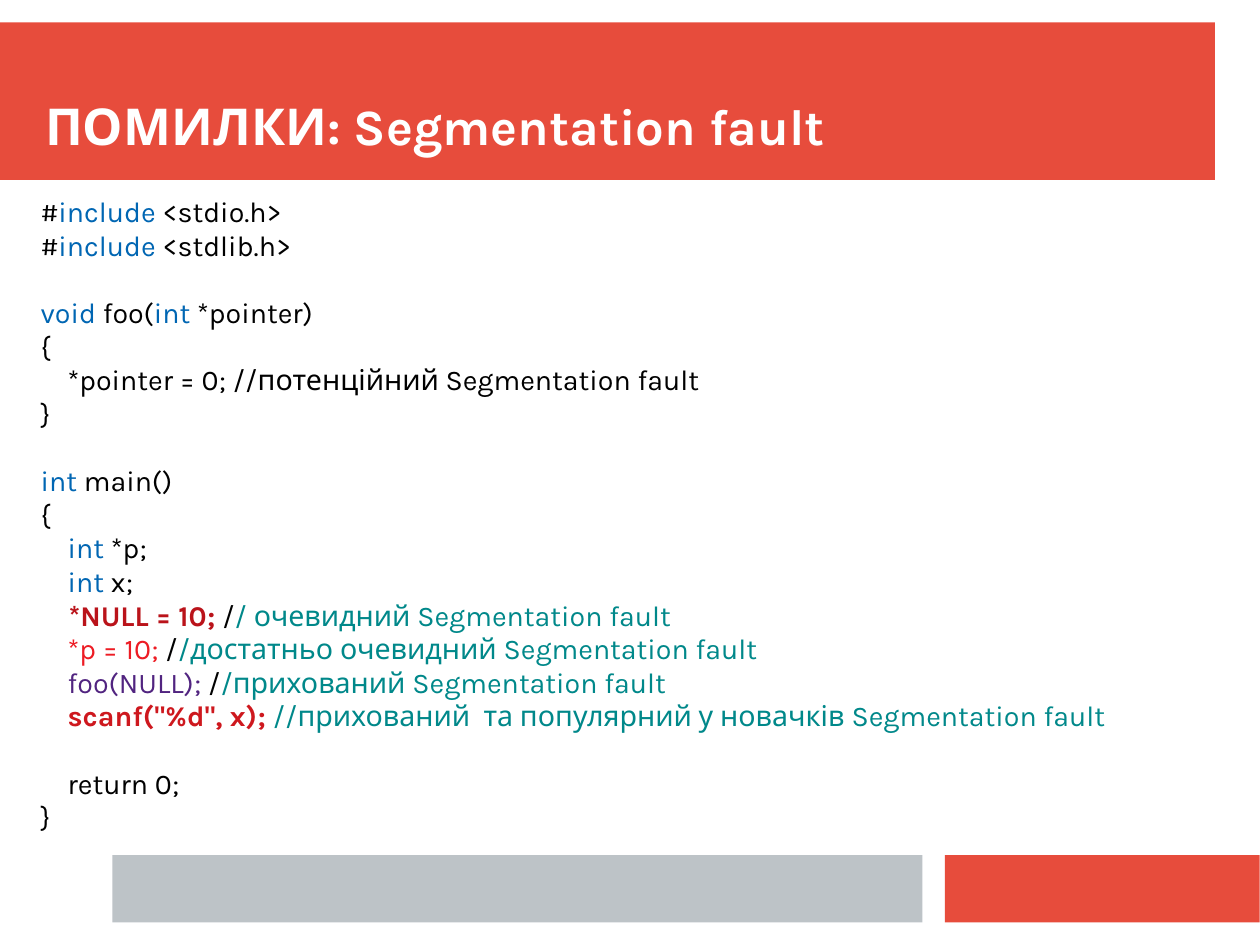
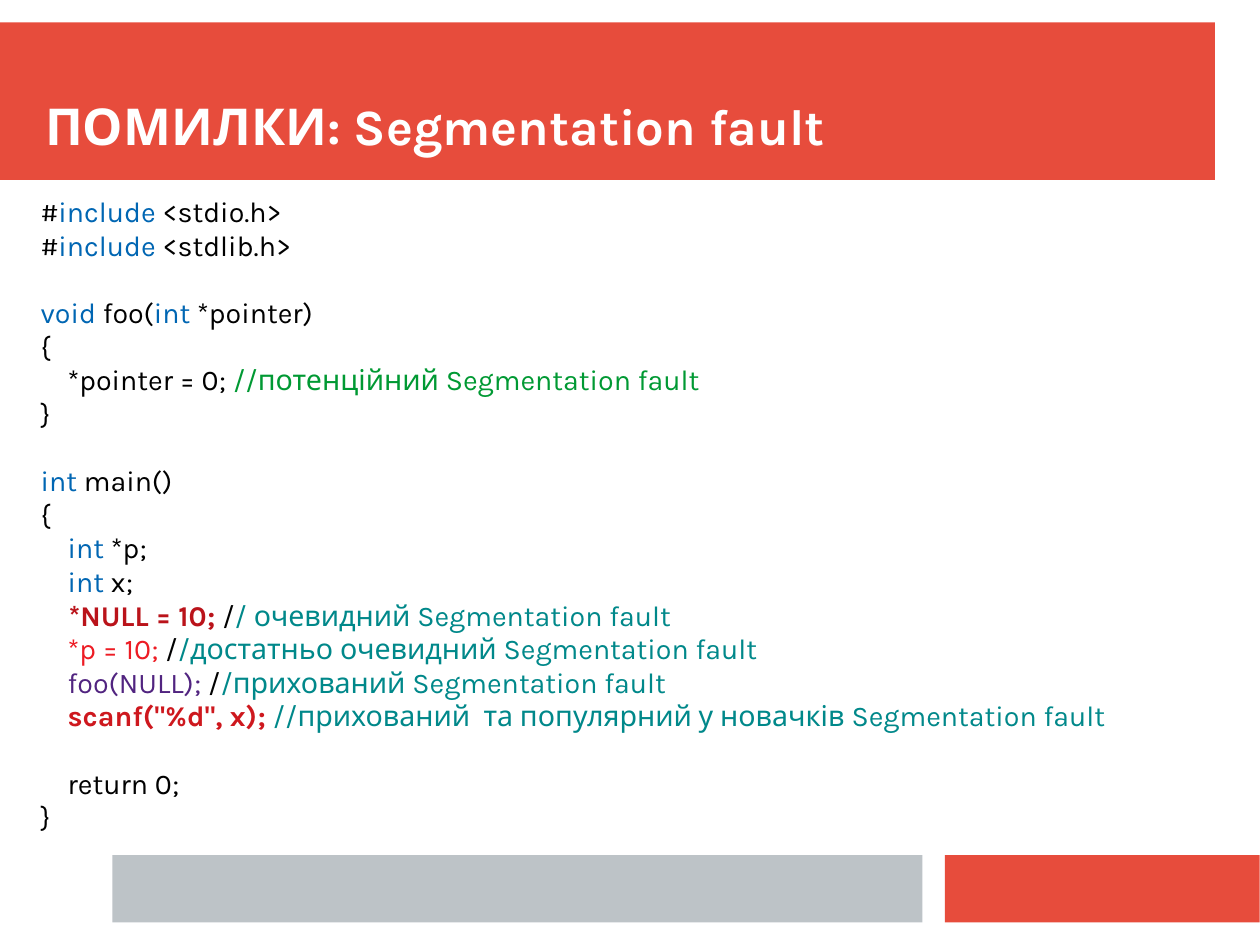
Before and after one commit to mecchmatProjects/CppCourse, a slide deck: slide 29 of Lect03/CppTutorUkr2.ppt. Drawn at 1260x945 pixels with LibreOffice and Linux fonts; fonts in the diff are those of the drawing. Boxes give left, top, right and bottom in pixels: in the first picture for what was removed or moved away, otherwise in the second. Text is boxed around its words. In the diff, an @@ line names an element or a change of style, - is before the commit and + after.

```diff
--- a/Lect03/CppTutorUkr2.ppt
+++ b/Lect03/CppTutorUkr2.ppt
@@ text at box(68, 368, 700, 397): text colour #000000 to #009933 in "//потенційний Segmentation fault" @@
```
Also in this commit, not shown: 14 other slides changed, 1 slide added, 1 slide removed, 3 other files.
